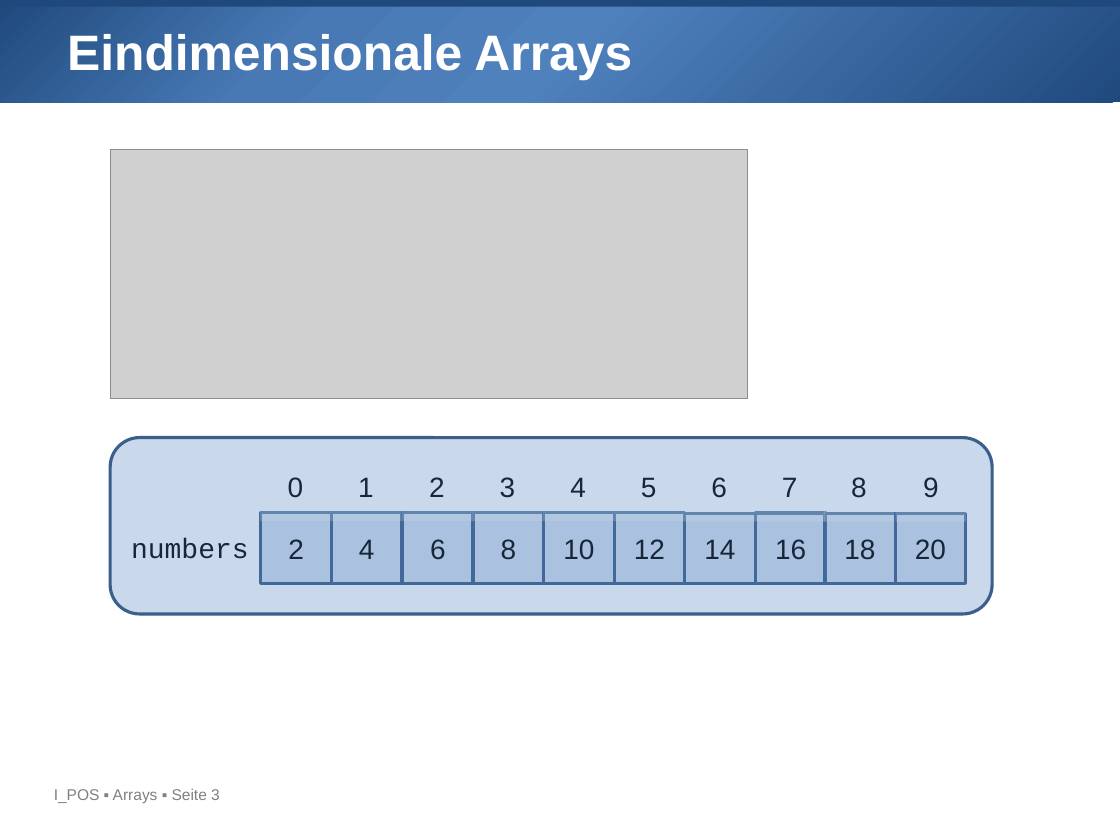
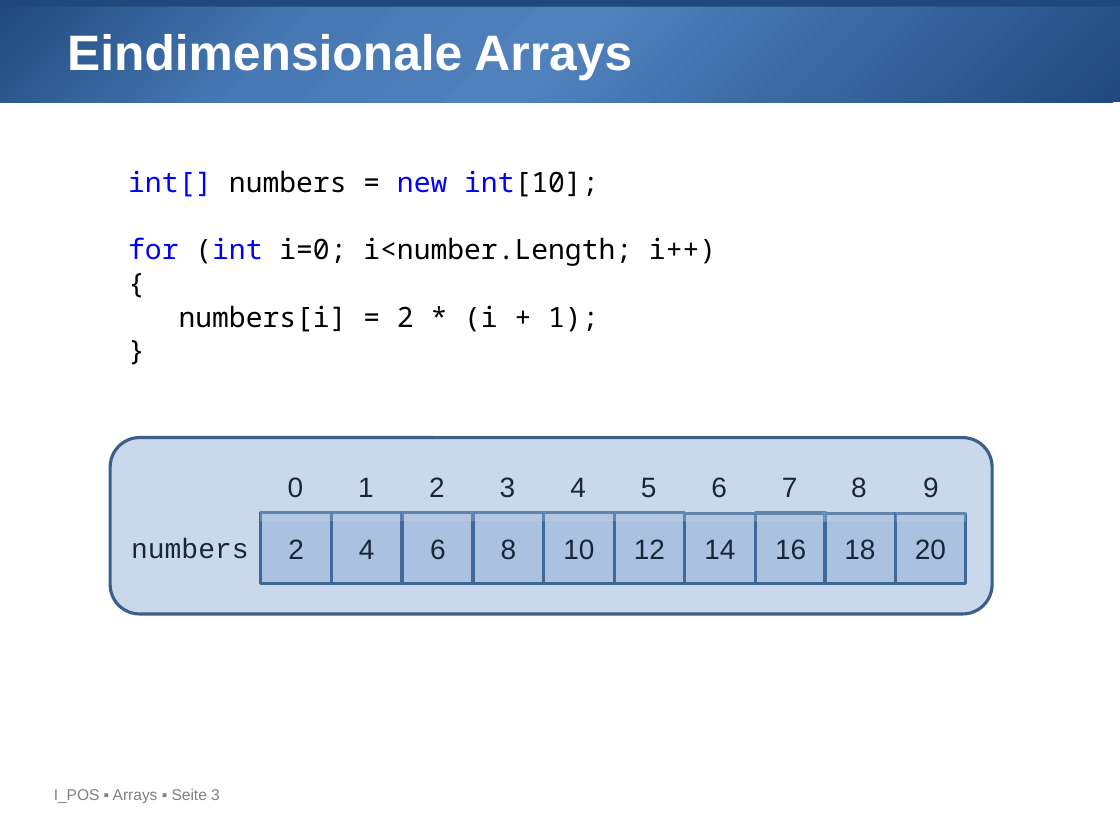
Before and after one commit to htl-leo-prog-1/examples-ha, a slide deck: slide 3 of 08_Arrays/08_Arrays.pptx. Drawn at 1120x840 pixels with LibreOffice and Linux fonts; fonts in the diff are those of the drawing; grey boxes stand for pictures; background and template pictures are left out. Boxes give left, top, right and bottom in pixels: in the first picture for what was removed or moved away, otherwise in the second. Text is boxed around its words. In the diff, an @@ line names an element or a change of style, - is before the commit and + after.

Commit message:
Arrays (PDF,PPTX)

```diff
--- a/08_Arrays/08_Arrays.pptx
+++ b/08_Arrays/08_Arrays.pptx
@@ picture removed at (x1=110, y1=149, x2=747, y2=399) @@
@@ text added at (x1=128, y1=170, x2=716, y2=332), 18 pt, text #000000 @@
+int[] numbers = new int[10];
+for (int i=0; i<number.Length; i++)
+{
+numbers[i] = 2 * (i + 1);
+}
```
Also in this commit, not shown: 2 other slides changed, 4 other files.
